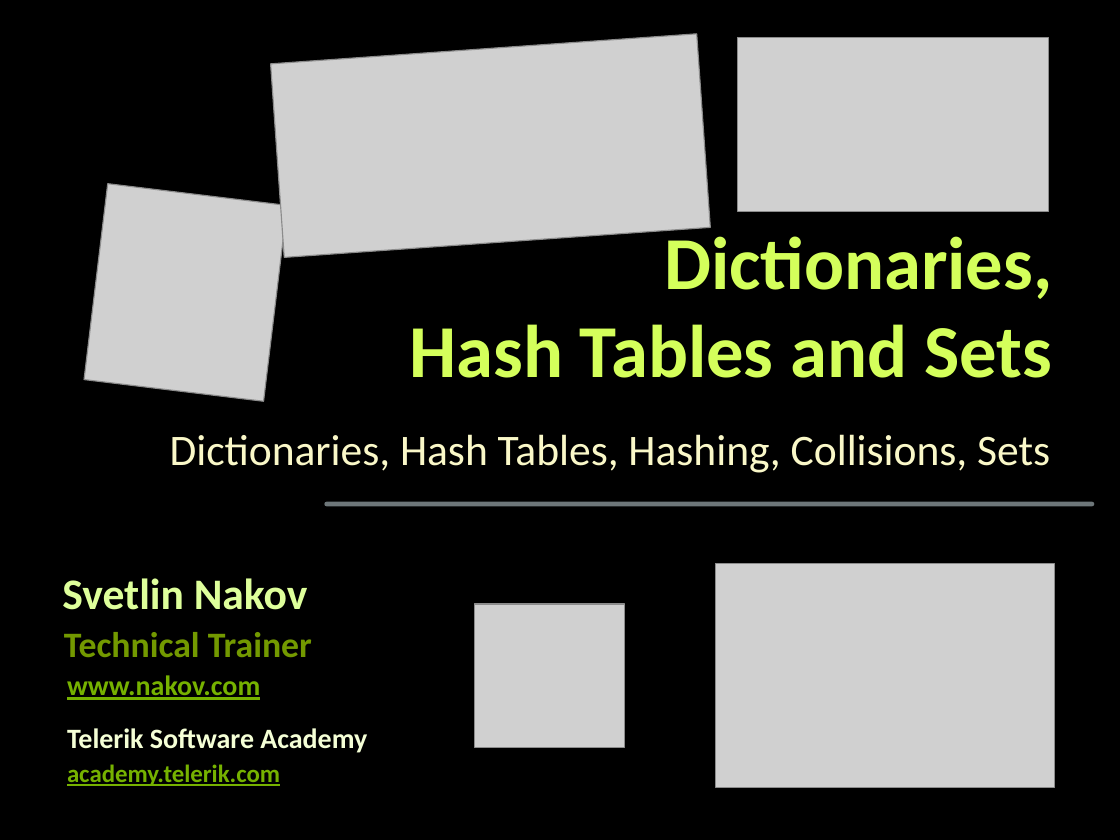
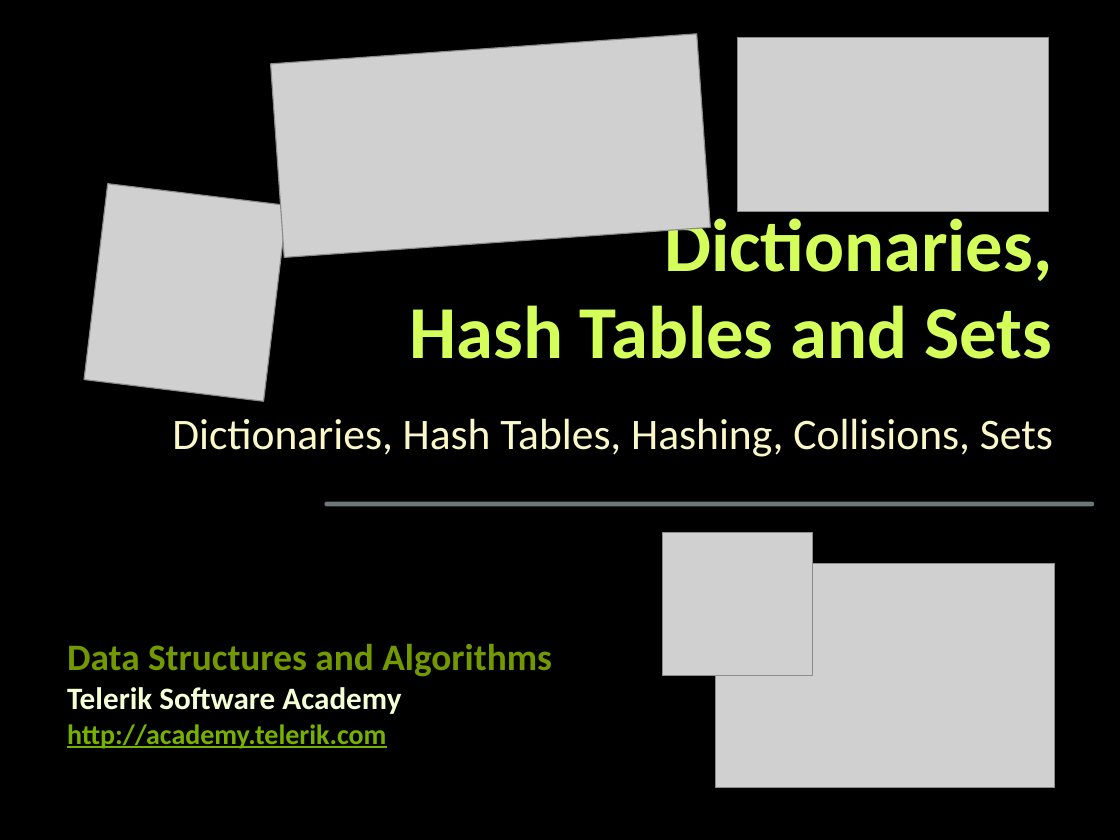
Before and after one commit to martin-nikolov/Telerik-Academy, a slide deck: slide 1 of Programming with C#/5. C# Data Structures and Algorithms/04. Dictionaries, Hash Tables and Sets/Dictionaries-Hash-Tables-and-Sets.pptx. Drawn at 1120x840 pixels with LibreOffice and Linux fonts; fonts in the diff are those of the drawing; grey boxes stand for pictures; background and template pictures are left out. Boxes give left, top, right and bottom in pixels: in the first picture for what was removed or moved away, otherwise in the second. Text is boxed around its words. In the diff, an @@ line names an element or a change of style, - is before the commit and + after.

Commit message:
DSA - Dictionaries-Hash-Tables-and-Sets -U

```diff
--- a/Programming with C#/5. C# Data Structures and Algorithms/04. Dictionaries, Hash Tables and Sets/Dictionaries-Hash-Tables-and-Sets.pptx
+++ b/Programming with C#/5. C# Data Structures and Algorithms/04. Dictionaries, Hash Tables and Sets/Dictionaries-Hash-Tables-and-Sets.pptx
@@ title "Dictionaries, Hash Tables and Sets": place and size @@
-title "Dictionaries, Hash Tables and Sets" at [410, 228, 1052, 378]
+title "Dictionaries, Hash Tables and Sets" at [410, 209, 1052, 359]
@@ subtitle "Dictionaries, Hash Tables, Hashing, Collisions, ...": place and size @@
-subtitle "Dictionaries, Hash Tables, Hashing, Collisions, ..." at [170, 434, 1050, 473]
+subtitle "Dictionaries, Hash Tables, Hashing, Collisions, ..." at [172, 418, 1053, 457]
@@ picture: place and size @@
-picture at [475, 604, 625, 747]
+picture at [662, 532, 812, 675]
@@ text removed at [62, 578, 308, 610] @@
-Svetlin Nakov
@@ text removed at [64, 632, 312, 657] @@
-Technical Trainer
@@ text added at [67, 644, 552, 677], 24 pt, text #739900, bold @@
+Data Structures and Algorithms
@@ text "Telerik Software Academy": place and size @@
-text "Telerik Software Academy" at [67, 728, 367, 753]
+text "Telerik Software Academy" at [67, 687, 401, 714]
@@ text "Telerik Software Academy" at [67, 687, 401, 714]: size 18 to 20 pt; indent changed; more space between paragraphs @@
@@ text removed at [67, 675, 260, 700] @@
-www.nakov.com
@@ text at [67, 724, 386, 749]: text changed; size 16 to 18 pt @@
-academy.telerik.com
+http://academy.telerik.com
```
Also in this commit, not shown: 3 other slides changed, 32 other files.
